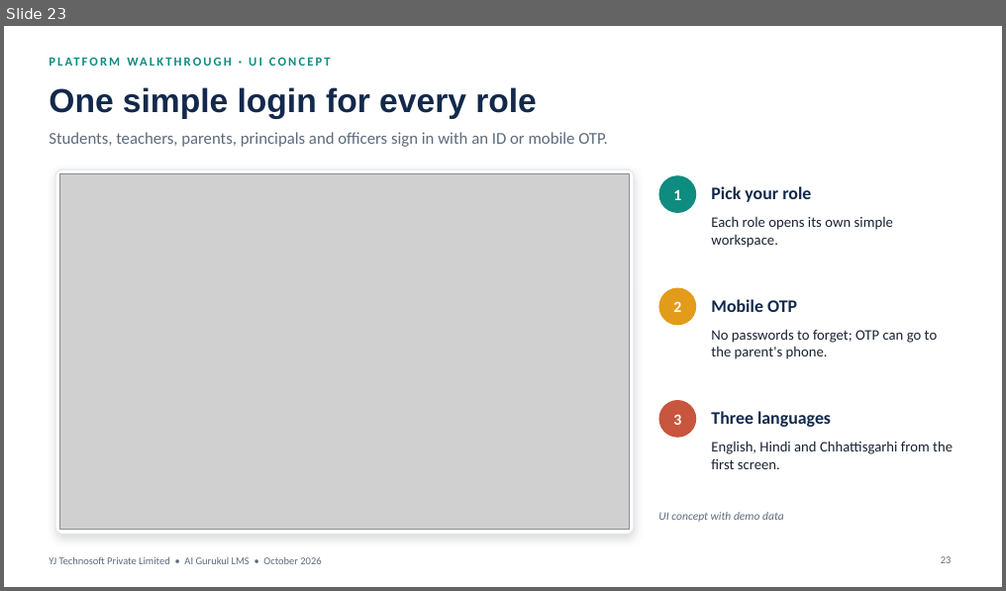
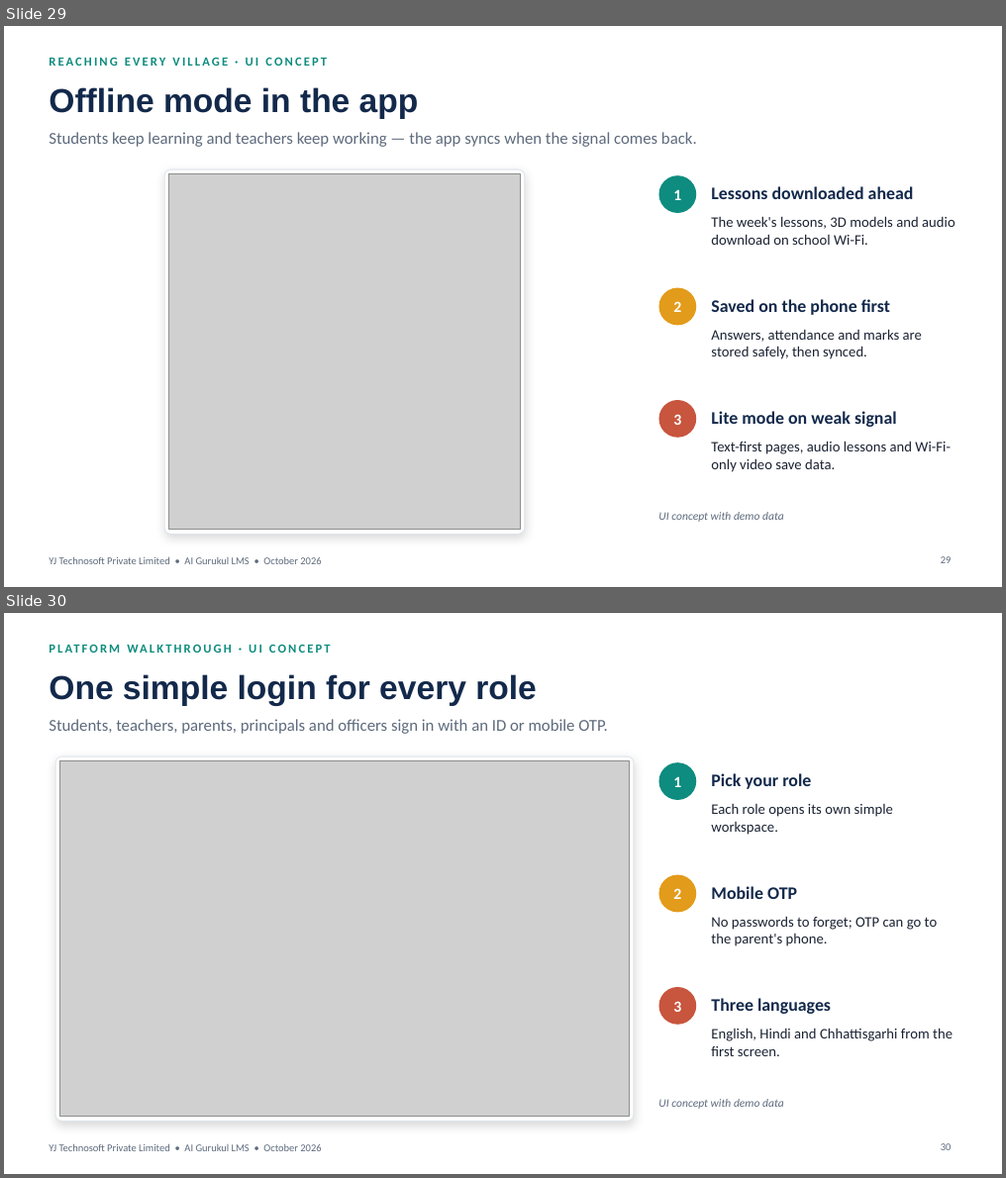
Before and after one commit to yatindradhurwe/yjtechnosoft, a slide deck: AI_Gurukul_Chhattisgarh_Edition.pptx. Shown one above the other, each under a label of ours: slide 23 before the commit, slides 29 and 30 after it. The pictures are 1006x591 and 1006x1178 pixels, drawn with LibreOffice and Linux fonts; fonts in the diff are those of the drawing; grey boxes stand for pictures. Boxes give left, top, right and bottom in pixels: in the first picture for what was removed or moved away, otherwise in the second. Text is boxed around its words. In the diff, an @@ line names an element or a change of style, - is before the commit and + after.

```diff
--- a/AI_Gurukul_Chhattisgarh_Edition.pptx
+++ b/AI_Gurukul_Chhattisgarh_Edition.pptx
@@ slide 29 added at bbox=[4, 26, 1002, 587], background #FFFFFF; not listed: 1 template element that a slide beside it also shows @@
@@ text added at bbox=[49, 57, 327, 66], 12 pt, text #0E8C7F, bold @@
+REACHING EVERY VILLAGE · UI CONCEPT
@@ title added at bbox=[49, 87, 419, 119], 32 pt, text #13294B, bold @@
+Offline mode in the app
@@ text added at bbox=[49, 132, 697, 147], 16 pt, text #5E6B7D @@
+Students keep learning and teachers keep working — the app syncs when the signal comes back.
@@ rounded rectangle added at bbox=[165, 170, 525, 534], fill #FFFFFF, outline #DCE3EC 0.75 pt @@
@@ picture added at bbox=[169, 174, 521, 530] @@
@@ ellipse added at bbox=[659, 175, 696, 213], fill #0E8C7F @@
@@ text added at bbox=[673, 189, 681, 200], 15 pt, text #FFFFFF, bold @@
+1
@@ text added at bbox=[711, 186, 914, 199], 17 pt, text #13294B, bold @@
+Lessons downloaded ahead
@@ text added at bbox=[711, 216, 955, 245], 14 pt, text #1B2333 @@
+The week's lessons, 3D models and audio download on school Wi-Fi.
@@ ellipse added at bbox=[659, 288, 696, 325], fill #E39B1B @@
@@ text added at bbox=[673, 301, 681, 312], 15 pt, text #FFFFFF, bold @@
+2
@@ text added at bbox=[711, 299, 890, 315], 17 pt, text #13294B, bold @@
+Saved on the phone first
@@ text added at bbox=[711, 329, 922, 360], 14 pt, text #1B2333 @@
+Answers, attendance and marks are stored safely, then synced.
@@ ellipse added at bbox=[659, 400, 696, 438], fill #C8553D @@
@@ text added at bbox=[711, 411, 897, 427], 17 pt, text #13294B, bold @@
+Lite mode on weak signal
@@ text added at bbox=[673, 414, 681, 425], 15 pt, text #FFFFFF, bold @@
+3
@@ text added at bbox=[711, 441, 950, 472], 14 pt, text #1B2333 @@
+Text-first pages, audio lessons and Wi-Fi-only video save data.
@@ text added at bbox=[658, 512, 784, 522], 11 pt, text #5E6B7D, italic @@
+UI concept with demo data
@@ page number added at bbox=[941, 557, 951, 564], 10 pt, text #5E6B7D @@
+29
@@ what was slide 23 is now slide 30 @@
@@ page number at bbox=[941, 1144, 951, 1151]: text changed @@
-23
+30
```
Also in this commit, not shown: 1 slide changed, 6 other slides added, 2 other files.
